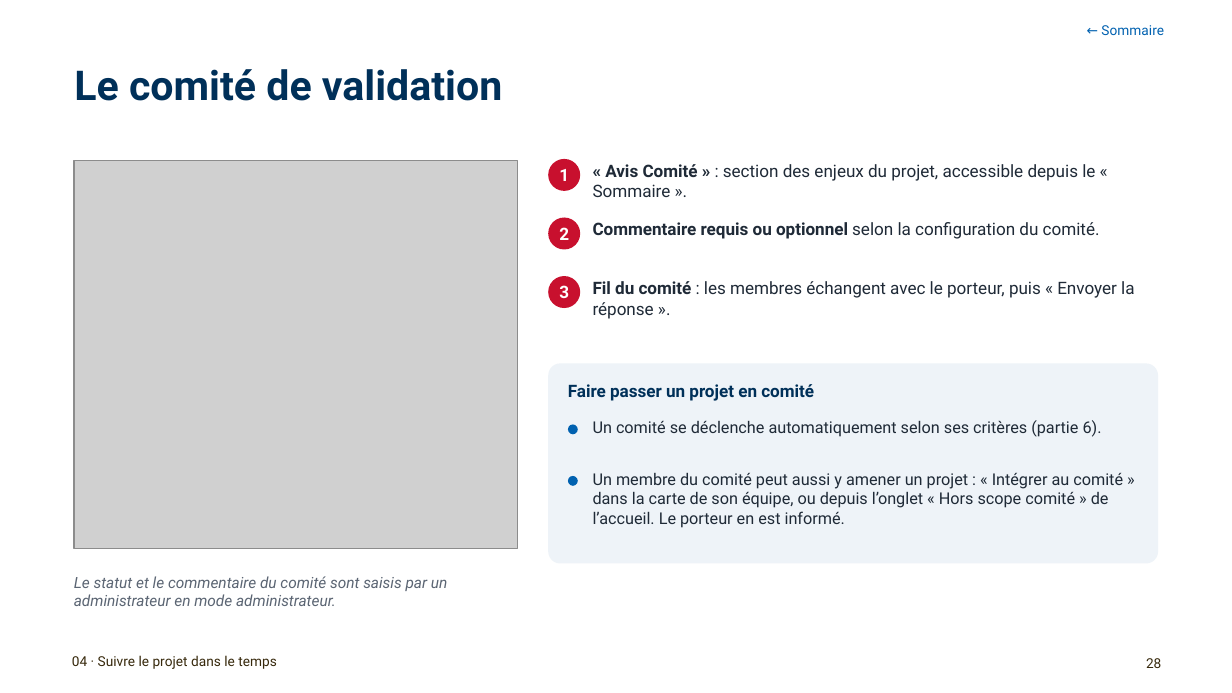
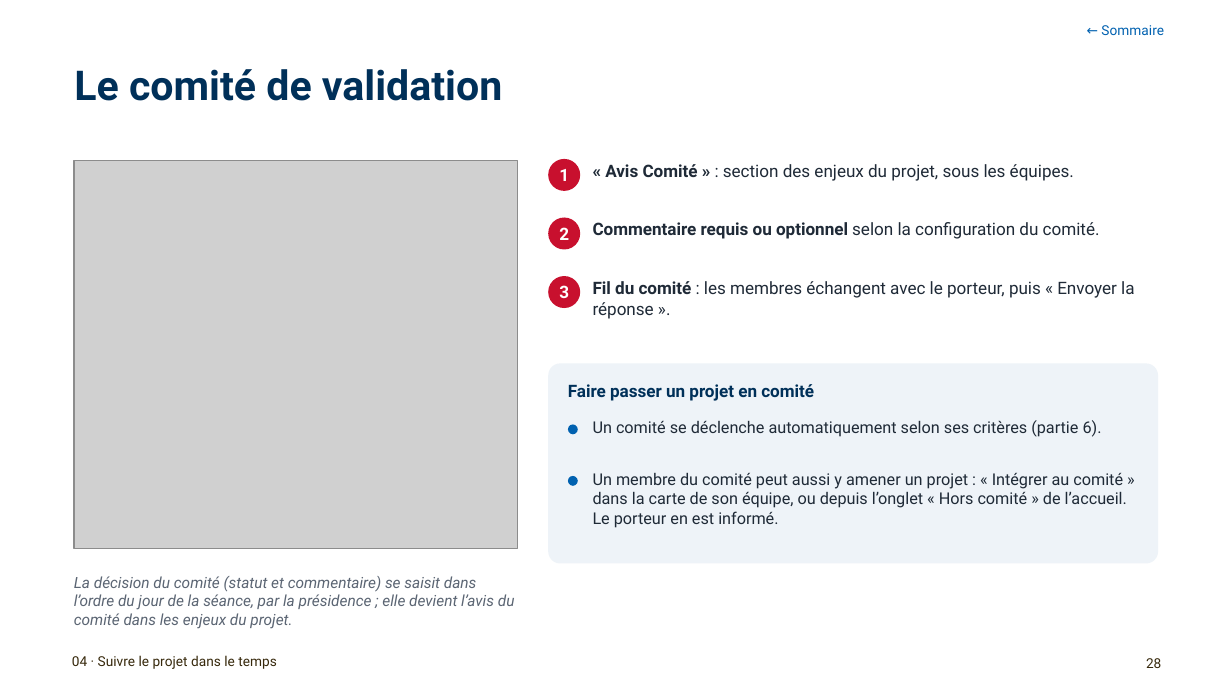
Before and after one commit to antoinelmariel-ux/ProjectNavigator, a slide deck: slide 28 of docs/Project Navigator_ Manuel SME.pptx. Drawn at 1232x693 pixels with LibreOffice and Linux fonts; fonts in the diff are those of the drawing; grey boxes stand for pictures; background and template pictures are left out. Boxes give left, top, right and bottom in pixels: in the first picture for what was removed or moved away, otherwise in the second. Text is boxed around its words. In the diff, an @@ line names an element or a change of style, - is before the commit and + after.

```diff
--- a/docs/Project Navigator_ Manuel SME.pptx
+++ b/docs/Project Navigator_ Manuel SME.pptx
@@ text at <box>605,164,1074,181</box>: text changed @@
-« Avis Comité » : section des enjeux du projet, accessible depuis le « Sommaire ».
+« Avis Comité » : section des enjeux du projet, sous les équipes.
@@ text at <box>593,473,1127,528</box>: text changed @@
-Un membre du comité peut aussi y amener un projet : « Intégrer au comité » dans la carte de son équipe, ou depuis l’onglet « Hors scope comité » de l’accueil. Le porteur en est informé.
+Un membre du comité peut aussi y amener un projet : « Intégrer au comité » dans la carte de son équipe, ou depuis l’onglet « Hors comité » de l’accueil. Le porteur en est informé.
@@ text at <box>74,576,515,629</box>: text changed @@
-Le statut et le commentaire du comité sont saisis par un administrateur en mode administrateur.
+La décision du comité (statut et commentaire) se saisit dans l’ordre du jour de la séance, par la présidence ; elle devient l’avis du comité dans les enjeux du projet.
```
Also in this commit, not shown: 21 other slides changed, 1 other file.
